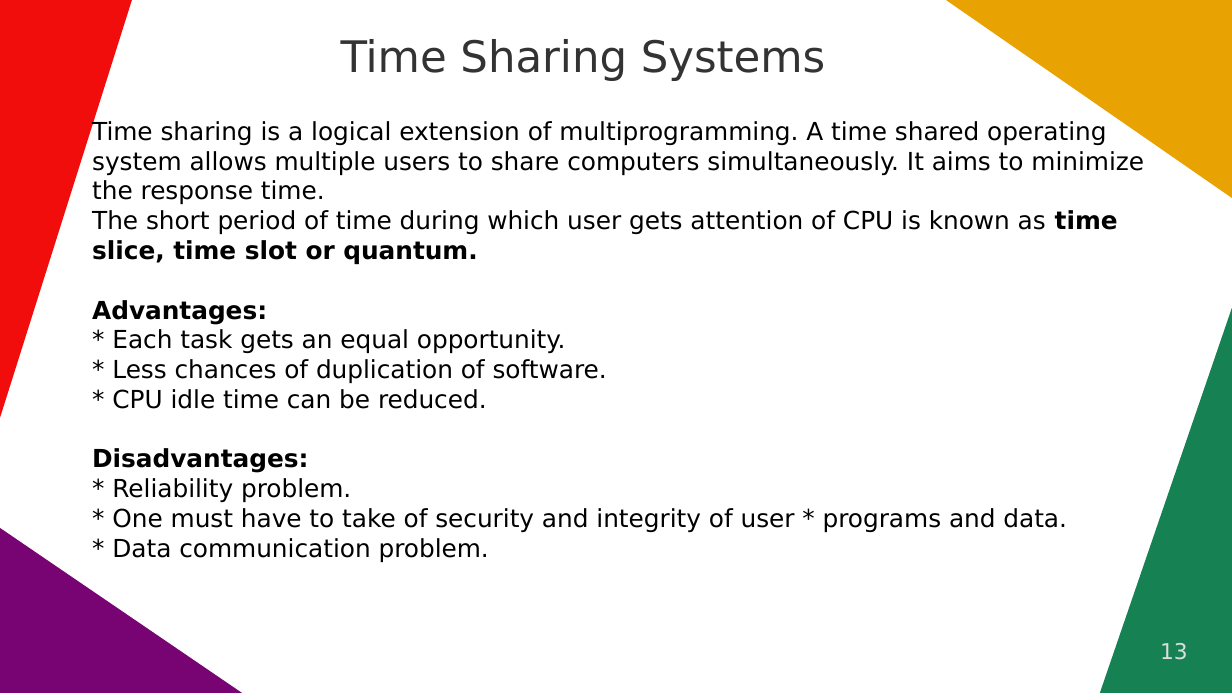
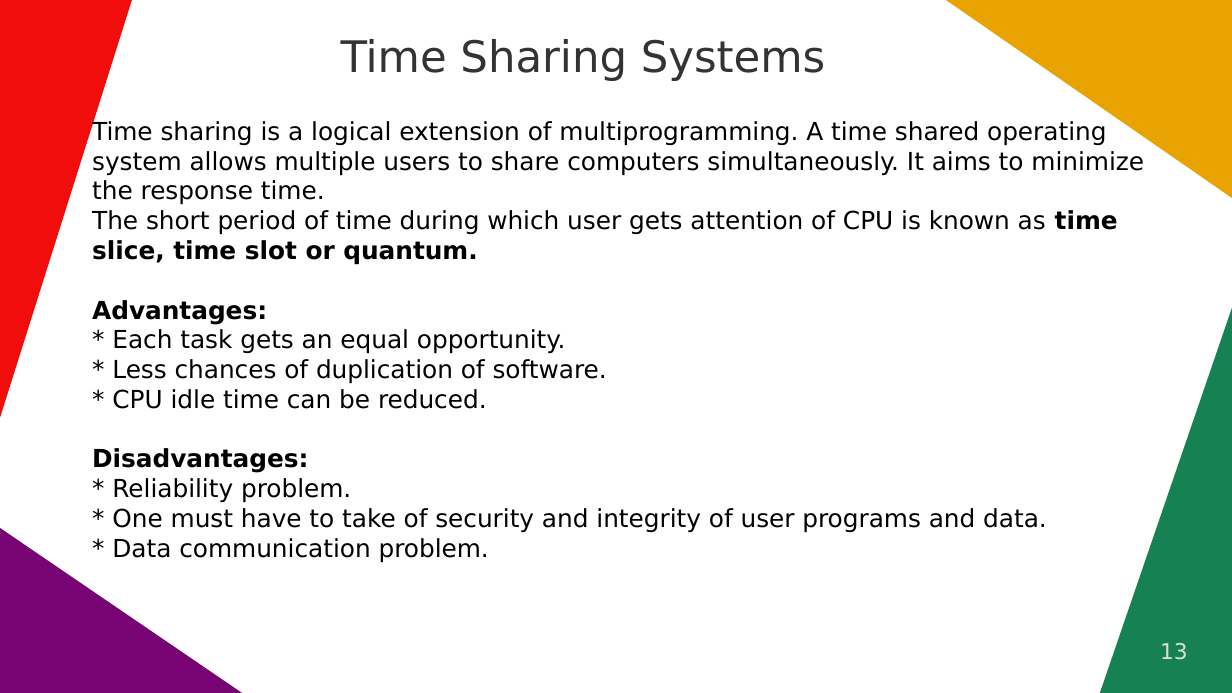
Before and after one commit to hackeramitkumar/Study-Materials, a slide deck: slide 13 of OS_Notes.odp. Drawn at 1232x693 pixels with LibreOffice and Linux fonts; fonts in the diff are those of the drawing. Boxes give left, top, right and bottom in pixels: in the first picture for what was removed or moved away, otherwise in the second. Text is boxed around its words. In the diff, an @@ line names an element or a change of style, - is before the commit and + after.

```diff
--- a/OS_Notes.odp
+++ b/OS_Notes.odp
@@ text at [112,508,1047,532]: text changed @@
-* One must have to take of security and integrity of user * programs and data.
+* One must have to take of security and integrity of user programs and data.
```
Also in this commit, not shown: 2 other slides changed, 1 slide removed, 3 other files.
